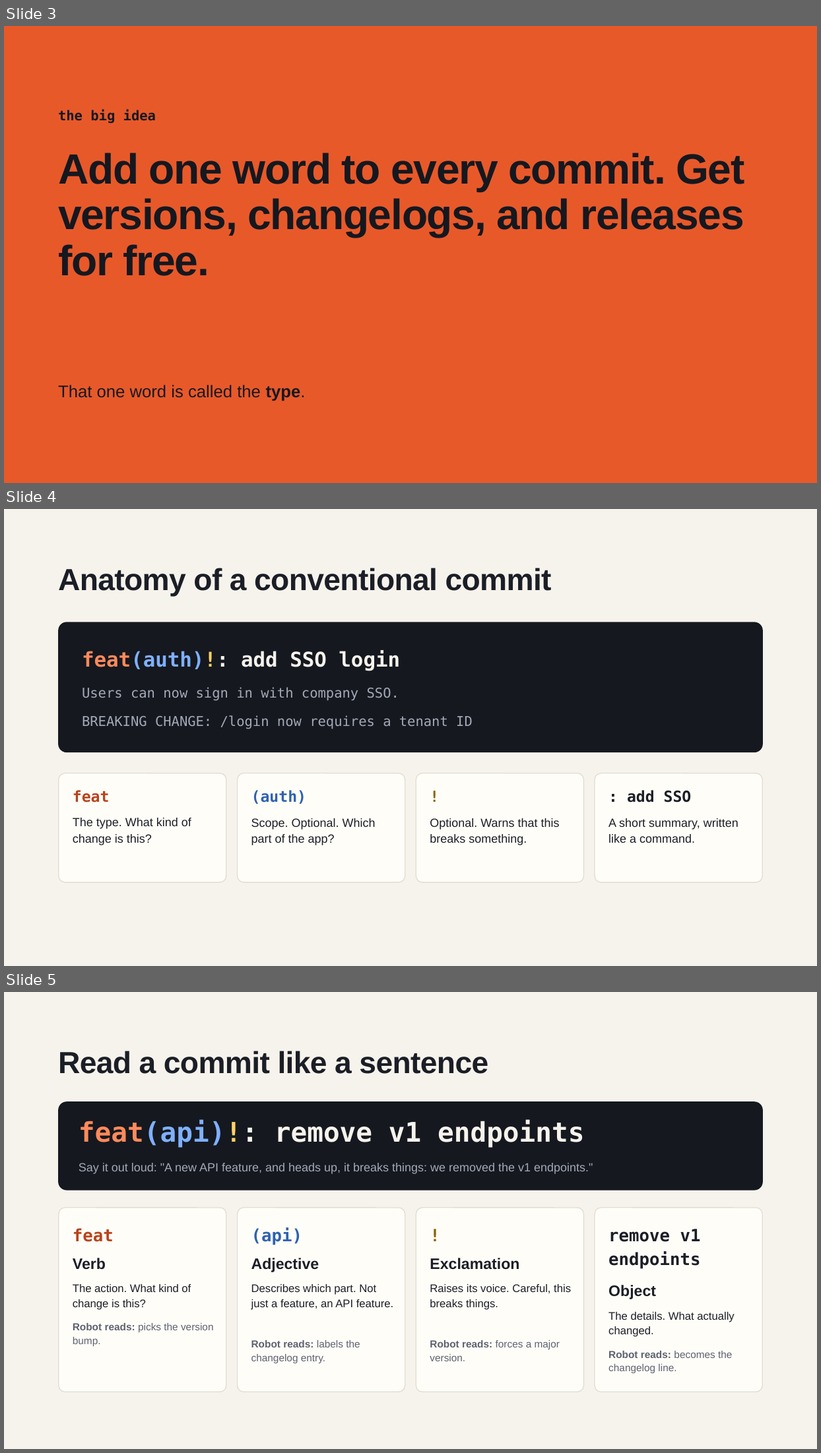
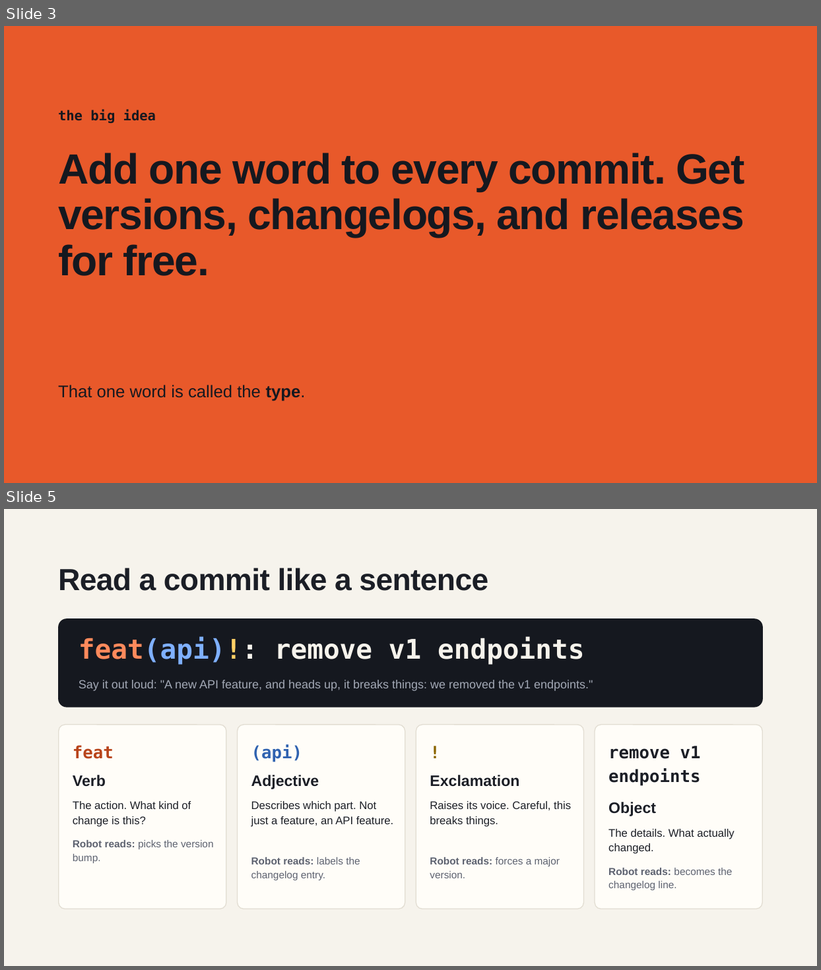
Before and after one commit to ekbrothers/github-msteams-notification-ru-workflow, a slide deck: docs/Conventional_Commits_and_Release_Please.pptx. Shown one above the other, each under a label of ours: slides 3, 4 and 5 before the commit, slides 3 and 5 after it; the slides between them are not shown. The pictures are 821x1453 and 821x970 pixels, drawn with LibreOffice and Linux fonts; fonts in the diff are those of the drawing. Boxes give left, top, right and bottom in pixels: in the first picture for what was removed or moved away, otherwise in the second. Text is boxed around its words. In the diff, an @@ line names an element or a change of style, - is before the commit and + after.

```diff
--- a/docs/Conventional_Commits_and_Release_Please.pptx
+++ b/docs/Conventional_Commits_and_Release_Please.pptx
@@ slide 4 removed at bbox=[4, 509, 817, 966], background #F6F3EC @@
@@ title removed at bbox=[58, 568, 552, 597] @@
-Anatomy of a conventional commit
@@ rounded rectangle removed at bbox=[58, 622, 764, 753] @@
@@ text removed at bbox=[82, 650, 400, 671] @@
-feat(auth)!: add SSO login
@@ text removed at bbox=[82, 687, 399, 701] @@
-Users can now sign in with company SSO.
@@ text removed at bbox=[82, 716, 473, 729] @@
-BREAKING CHANGE: /login now requires a tenant ID
@@ rounded rectangle removed at bbox=[59, 774, 226, 883] @@
@@ rounded rectangle removed at bbox=[238, 774, 405, 883] @@
@@ rounded rectangle removed at bbox=[416, 774, 584, 883] @@
@@ rounded rectangle removed at bbox=[595, 774, 763, 883] @@
@@ text removed at bbox=[73, 790, 110, 803] @@
-feat
@@ text removed at bbox=[252, 790, 306, 804] @@
-(auth)
@@ text removed at bbox=[430, 787, 574, 810] @@
-!
@@ text removed at bbox=[627, 790, 692, 803] @@
-: add SSO
@@ text removed at bbox=[73, 818, 191, 846] @@
-The type. What kind of change is this?
@@ text removed at bbox=[252, 819, 376, 846] @@
-Scope. Optional. Which part of the app?
@@ text removed at bbox=[430, 819, 560, 846] @@
-Optional. Warns that this breaks something.
@@ text removed at bbox=[609, 819, 739, 843] @@
-A short summary, written like a command.
```
Also in this commit, not shown: 5 slides added.
